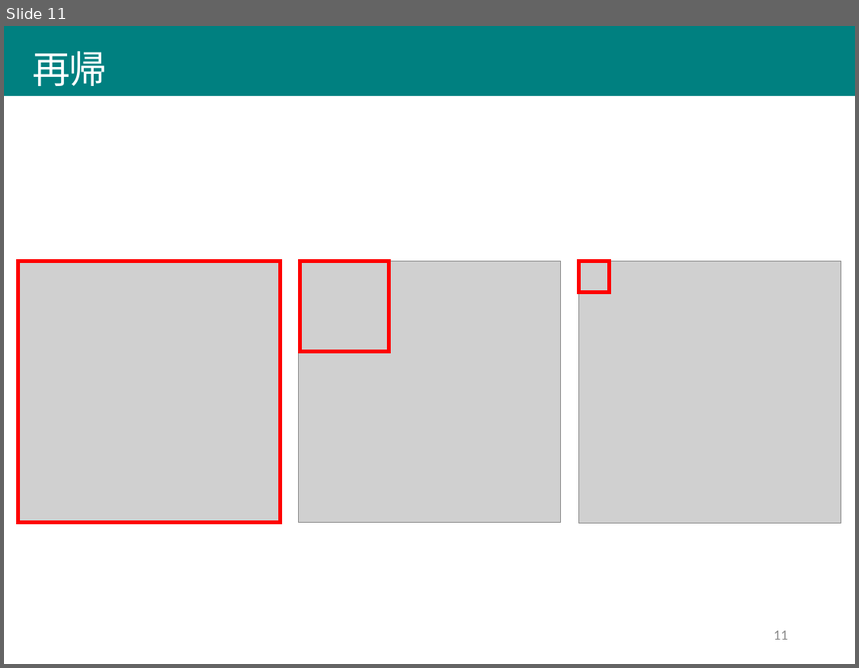
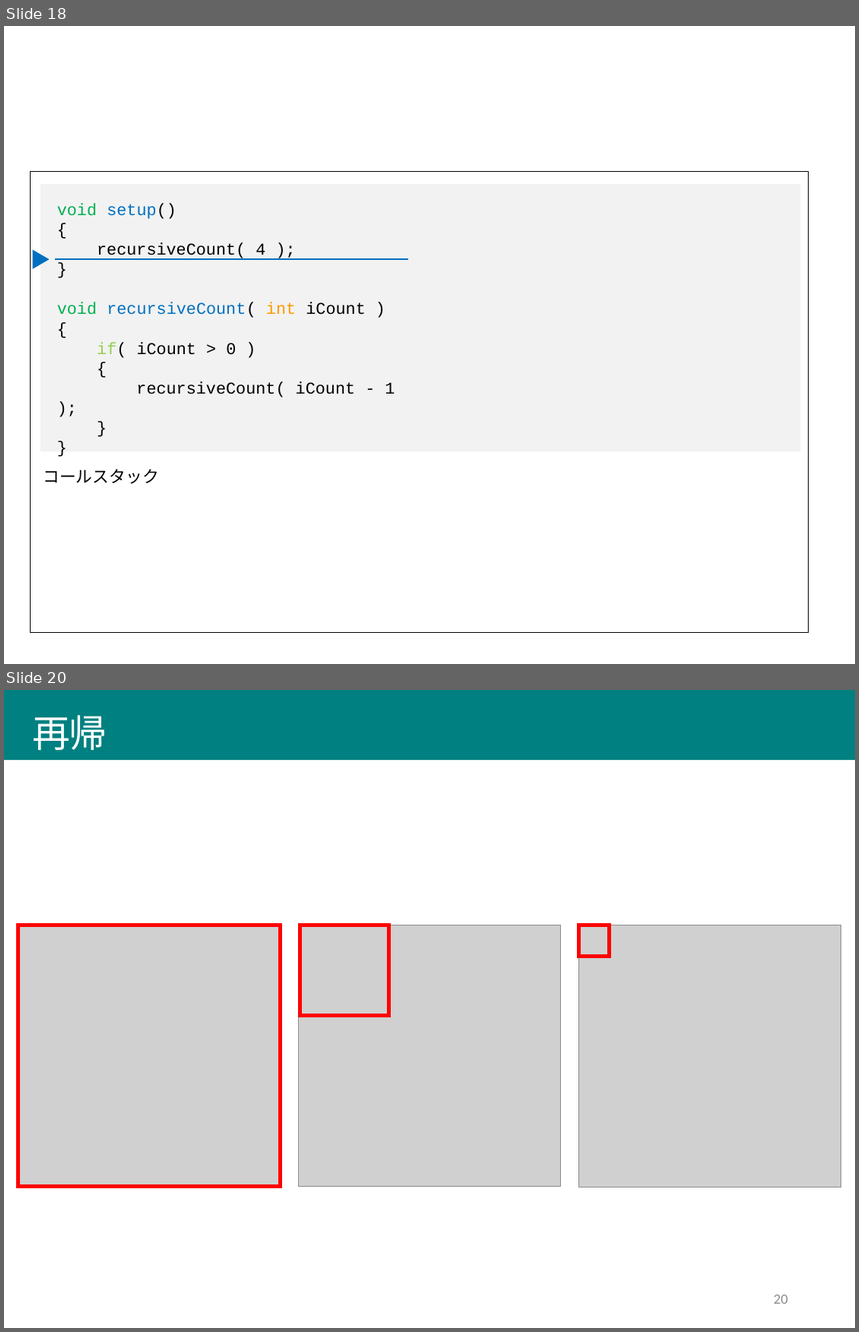
Before and after one commit to afukushimagit/afukushimagit.github.io, a slide deck: images/recursive/図素材.pptx. Shown one above the other, each under a label of ours: slide 11 before the commit, slides 18 and 20 after it; the slides between them are not shown. The pictures are 859x668 and 859x1332 pixels, drawn with LibreOffice and Linux fonts; fonts in the diff are those of the drawing; grey boxes stand for pictures. Boxes give left, top, right and bottom in pixels: in the first picture for what was removed or moved away, otherwise in the second. Text is boxed around its words. In the diff, an @@ line names an element or a change of style, - is before the commit and + after.

```diff
--- a/images/recursive/図素材.pptx
+++ b/images/recursive/図素材.pptx
@@ slide 18 added at (4, 26, 855, 664), background #FFFFFF @@
@@ rectangle added at (31, 172, 810, 633), outline #000000 0.5 pt @@
@@ rectangle added at (40, 184, 800, 452), fill #F2F2F2 @@
@@ text added at (57, 203, 395, 398), 14 pt, text #000000 @@
+void setup()
+{
+recursiveCount( 4 );
+}
+void recursiveCount( int iCount )
+{
+if( iCount > 0 )
+{
+recursiveCount( iCount - 1 );
+}
+}
@@ triangle added at (33, 250, 49, 269), fill #0070C0 @@
@@ line added from (55, 259) to (408, 259), #0070C0 1 pt @@
@@ text added at (43, 469, 159, 484), 14 pt, text #000000 @@
+コールスタック
@@ what was slide 11 is now slide 20 @@
@@ page number at (774, 1295, 788, 1304): text changed @@
-11
+20
```
Also in this commit, not shown: 5 slides changed, 13 other slides added, 5 slides removed, 45 other files.
